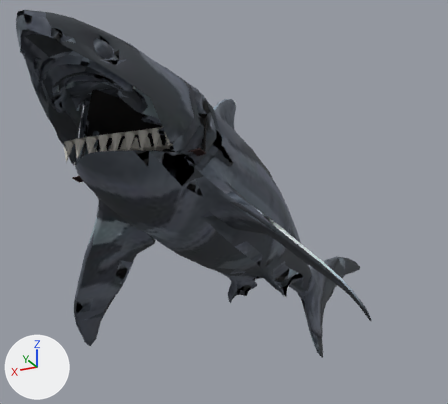
One commit to the glTF model play/razorfin/assets/models/fam/thresher.glb: the scene before it, then after it.
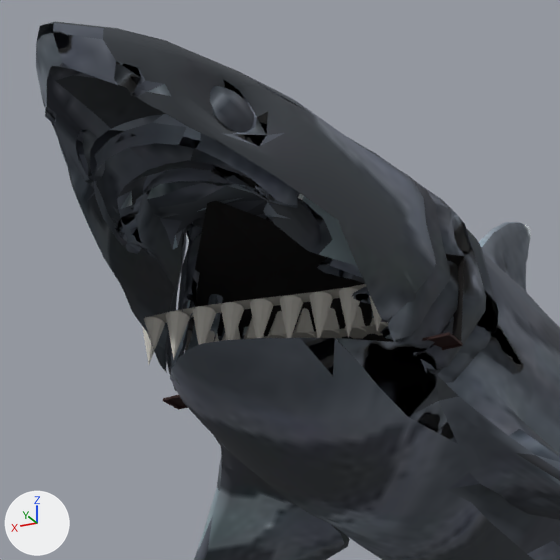
There are two pictures of each version: one whole from a 50 mm camera at (-0.316, 0.779, -0.282) aimed at (0.05, 0.046, 0.047), one close up on the part from 0% to 56% of the width and 0% to 62% of the height. Lighting does not change. The marker at lower left points along +X, +Y and +Z. The last two pictures show the newer version. Vertices at exactly the same position are counted once.

The scene before the commit, as lines of its bpy script (objects in view):
```python
me_megalodon_body_0_001 = bpy.data.meshes.new('Megalodon_body_0.001')
me_megalodon_body_0_001.from_pydata(...)  # 4646 vertices, 8420 faces; spans x -0.173..0.173, y -0.5..0.5, z -0.163..0.163
# faces by material slot: [7984, 40, 40, 178, 178]
me_megalodon_body_0_001.materials.append(mat_thresher_mat)
me_megalodon_body_0_001.materials.append(mat_cavity)  # black #050100
me_megalodon_body_0_001.materials.append(mat_lowerlip)  # black #290805
me_megalodon_body_0_001.materials.append(mat_teeth_strip_upper_ivory_cc0)  # light grey #cecbc4
me_megalodon_body_0_001.materials.append(mat_teeth_strip_lower_ivory_cc0)  # light grey #cecbc4
ob_low = bpy.data.objects.new('low', me_megalodon_body_0_001)
ob_low.location = (0.0, 0.0, 0.0)
```
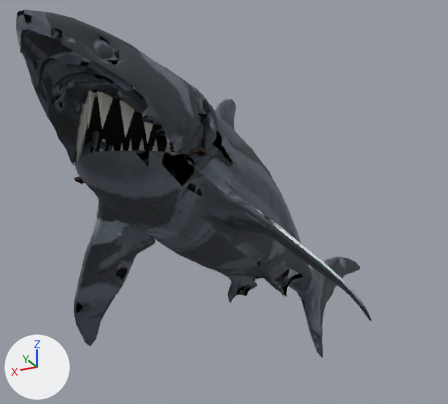
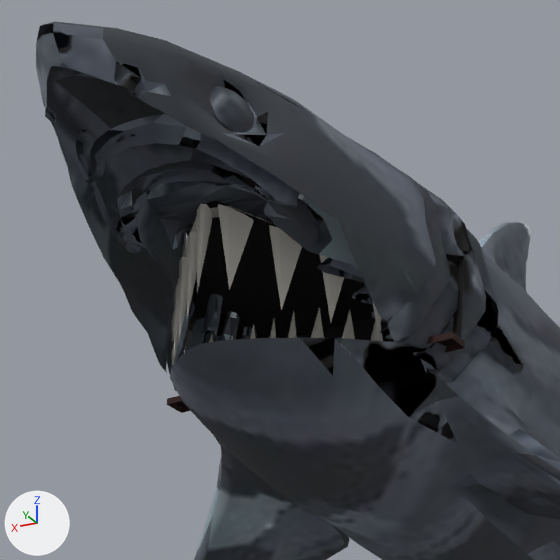
What changed in the scene script:
```text
Change me_megalodon_body_0_001:
    used by ob_low; location = (0.0, 0.0, 0.0)
    remove me_megalodon_body_0_001.from_pydata(...)  # 4646 vertices, 8420 faces; spans x -0.173..0.173, y -0.5..0.5, z -0.163..0.163
    add me_megalodon_body_0_001.from_pydata(...)  # 4651 vertices, 8378 faces; spans x -0.173..0.173, y -0.5..0.5, z -0.163..0.163
    me_megalodon_body_0_001 part 1: the loose piece of 10 vertices spanning x -0.033..-0.024, y 0.315..0.326, z -0.008..0.011 is scaled about its middle by (1, 0.836, 1.49), then moved by (0.0, 0.003, -0.014)
    me_megalodon_body_0_001 part 2: the loose piece of 10 vertices spanning x 0.023..0.033, y 0.329..0.34, z -0.008..0.011 is scaled about its middle by (1, 0.836, 1.49), then moved by (0.0, 0.001, -0.014)
    me_megalodon_body_0_001 part 3: the loose piece of 10 vertices spanning x 0.035..0.044, y 0.33..0.342, z -0.008..0.011 is scaled about its middle by (1, 0.836, 1.49), then moved by (0.0, 0.0, -0.014)
    me_megalodon_body_0_001 part 4: the loose piece of 10 vertices spanning x 0.046..0.055, y 0.331..0.342, z -0.008..0.011 is scaled about its middle by (1, 0.836, 1.49), then moved by (0.0, 0.0, -0.014)
    me_megalodon_body_0_001 part 5: the loose piece of 28 vertices spanning x -0.073..0.072, y 0.329..0.34, z -0.029..-0.028 is rebuilt with 28 vertices and now spans x -0.073..0.072, y 0.326..0.347, z -0.03..-0.026
    me_megalodon_body_0_001 part 6: the loose piece of 10 vertices spanning x 0.04..0.049, y 0.361..0.372, z -0.027..-0.006 is rebuilt with 10 vertices and now spans x 0.04..0.049, y 0.359..0.374, z -0.026..0.009
    me_megalodon_body_0_001 part 7: the loose piece of 10 vertices spanning x -0.05..-0.04, y 0.345..0.355, z -0.027..-0.006 is rebuilt with 10 vertices and now spans x -0.05..-0.04, y 0.342..0.356, z -0.026..0.009
    me_megalodon_body_0_001 part 8: 13 loose pieces with 140 vertices, spanning x -0.063..0.062, y 0.315..0.372, z -0.027..0.011, are deleted
    me_megalodon_body_0_001 part 9: 8 vertices moved within x -0.054..0.054, y 0.305..0.429, z -0.034..0.02; 61 vertices removed from x -0.067..0.065, y 0.317..0.371, z -0.034..-0.005; 206 vertices added at x -0.068..0.063, y 0.307..0.407, z -0.034..0.015
    other edits to the shape of me_megalodon_body_0_001 do not show in these pictures
```

What differs and where, as boxes (x1, y1, x2, y2) in the close-ups (560 x 560 px; the box of a moved part takes in the faces that stretch with it):
part 1 of me_megalodon_body_0_001, moved or reshaped: before (369, 318, 388, 335); after (371, 320, 383, 341)
part 2 of me_megalodon_body_0_001, moved or reshaped (mostly hidden): before (244, 317, 264, 339); after (250, 325, 255, 339)
part 3 of me_megalodon_body_0_001, moved or reshaped (not visible afterwards): before (221, 328, 241, 341)
part 4 of me_megalodon_body_0_001, moved or reshaped (mostly hidden): before (205, 331, 219, 343); after (209, 333, 213, 342)
part 5 of me_megalodon_body_0_001, rebuilt (mostly hidden): before (163, 332, 462, 410); after (167, 332, 465, 413)
part 6 of me_megalodon_body_0_001, rebuilt: before (166, 311, 190, 360); after (174, 279, 179, 356)
part 7 of me_megalodon_body_0_001, rebuilt (mostly hidden): before (369, 295, 382, 333); after (372, 301, 381, 332)
part 8 of me_megalodon_body_0_001, deleted: before (142, 288, 389, 365)
part 9 of me_megalodon_body_0_001, built on: before (114, 197, 438, 386); after (114, 197, 482, 367)
